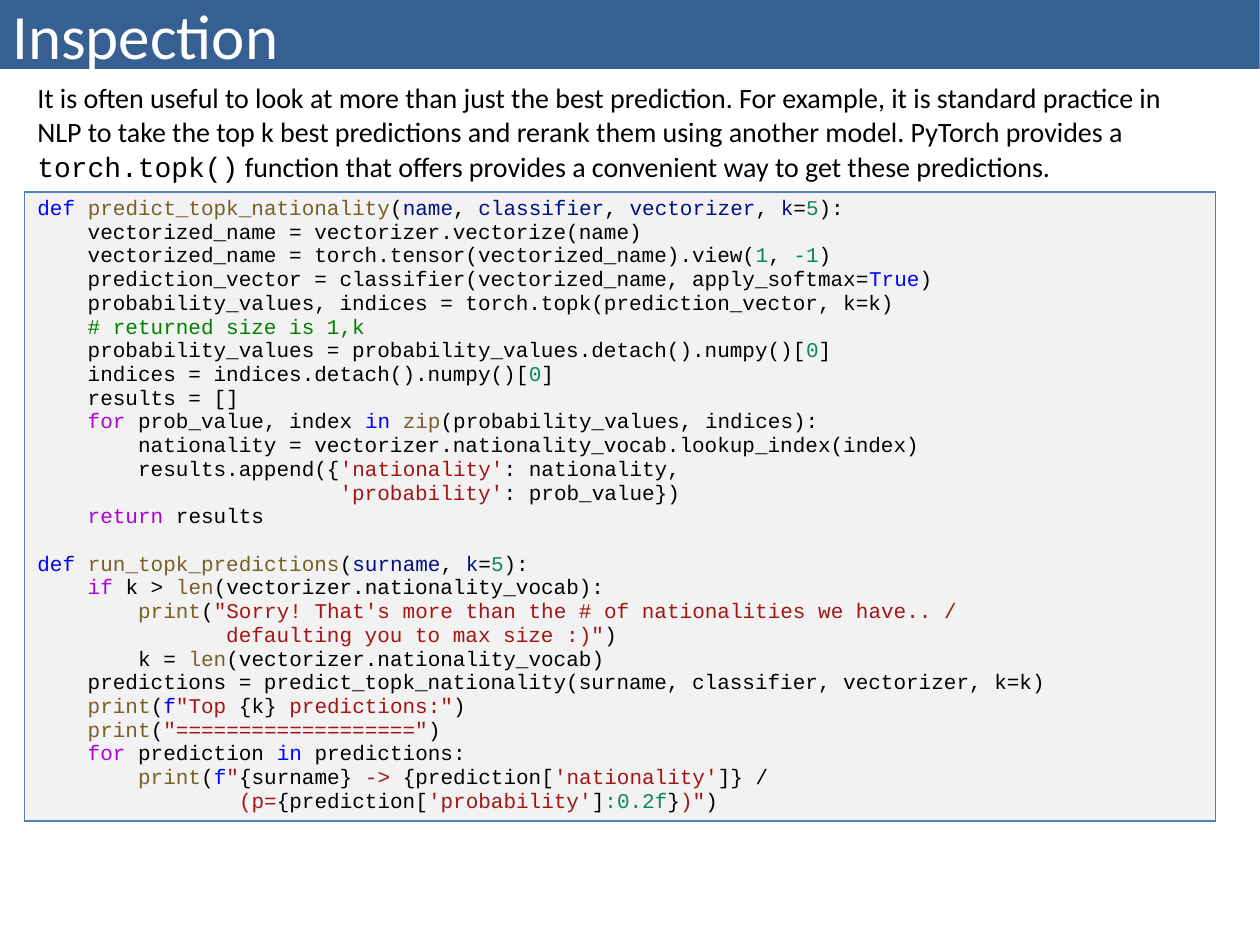
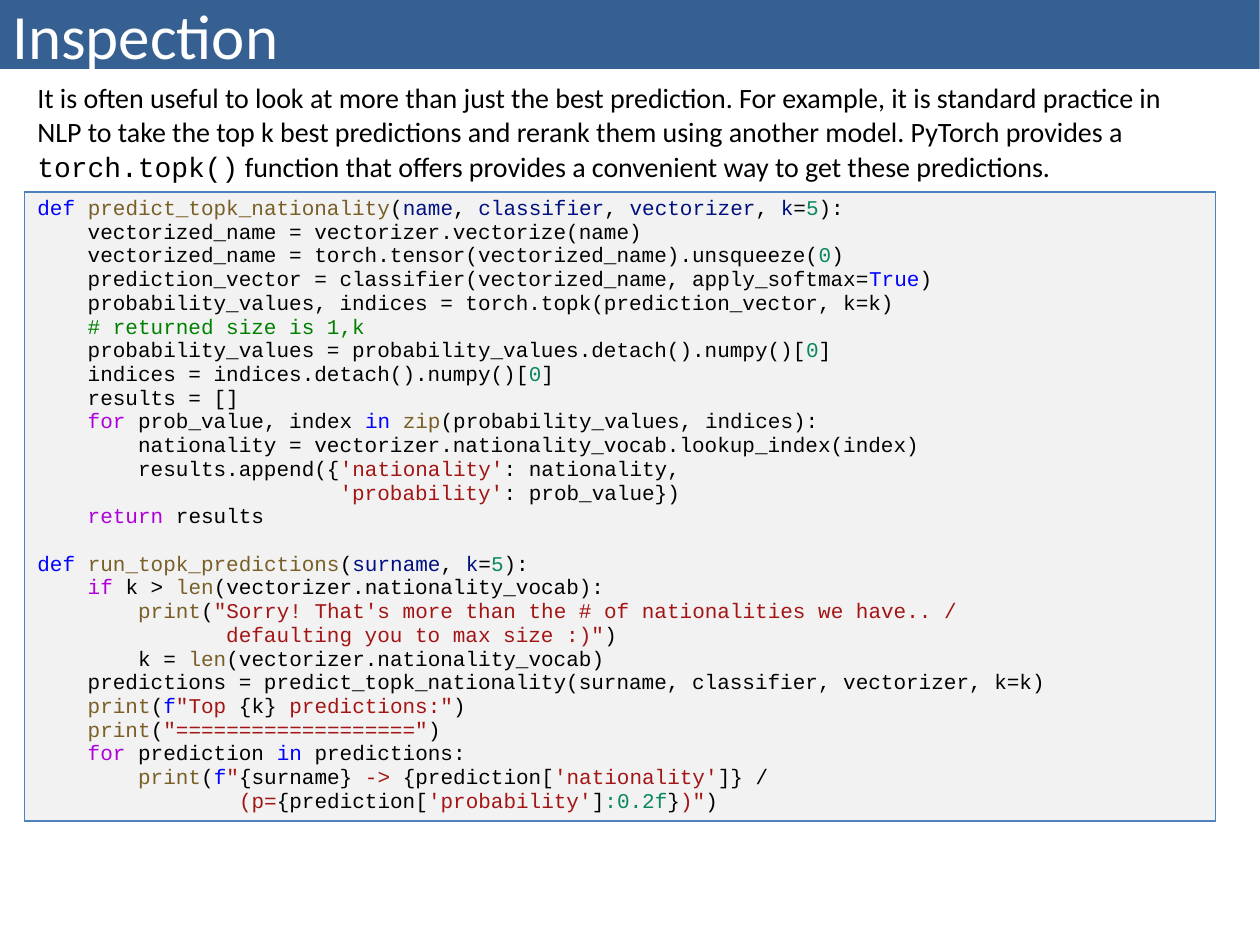
Before and after one commit to bzitko/nlp_repo, a slide deck: slide 20 of slides/nlp p03 feed forward networks/nlp p03.5 surname classification cnn.pptx (slide 25 before the commit). Drawn at 1260x945 pixels with LibreOffice and Linux fonts; fonts in the diff are those of the drawing. Boxes give left, top, right and bottom in pixels: in the first picture for what was removed or moved away, otherwise in the second. Text is boxed around its words. In the diff, an @@ line names an element or a change of style, - is before the commit and + after.

```diff
--- a/slides/nlp p03 feed forward networks/nlp p03.5 surname classification cnn.pptx
+++ b/slides/nlp p03 feed forward networks/nlp p03.5 surname classification cnn.pptx
@@ table at (25,76,1216,857) @@
@@ row 2, column 1: "def predict_topk_nationality(name, classifier, vectorizer, k=5): / vectorized_name = vectorizer.vectorize(name) / vectorized_name = torch.tensor(vectorized_name).view(1, -1) / prediction_vector = classifier(vectorized_name, apply_softmax=True) / probability_values, indices = torch.topk(prediction_vector, k=k) / # returned size is 1,k / probability_values = probability_values.detach().numpy()[0] / indices = indices.detach().numpy()[0] / results = [] / for prob_value, index in zip(probability_values, indices): / nationality = vectorizer.nationality_vocab.lookup_index(index) / results.append({'nationality': nationality, / 'probability': prob_value}) / return results / def run_topk_predictions(surname, k=5): / if k > len(vectorizer.nationality_vocab): / print("Sorry! That's more than the # of nationalities we have.. / / defaulting you to max size :)") / k = len(vectorizer.nationality_vocab) / predictions = predict_topk_nationality(surname, classifier, vectorizer, k=k) / print(f"Top {k} predictions:") / print("===================") / for prediction in predictions: / print(f"{surname} -> {prediction['nationality']} / / (p={prediction['probability']:0.2f})")" to "def predict_topk_nationality(name, classifier, vectorizer, k=5): / vectorized_name = vectorizer.vectorize(name) / vectorized_name = torch.tensor(vectorized_name).unsqueeze(0) / prediction_vector = classifier(vectorized_name, apply_softmax=True) / probability_values, indices = torch.topk(prediction_vector, k=k) / # returned size is 1,k / probability_values = probability_values.detach().numpy()[0] / indices = indices.detach().numpy()[0] / results = [] / for prob_value, index in zip(probability_values, indices): / nationality = vectorizer.nationality_vocab.lookup_index(index) / results.append({'nationality': nationality, / 'probability': prob_value}) / return results / def run_topk_predictions(surname, k=5): / if k > len(vectorizer.nationality_vocab): / print("Sorry! That's more than the # of nationalities we have.. / / defaulting you to max size :)") / k = len(vectorizer.nationality_vocab) / predictions = predict_topk_nationality(surname, classifier, vectorizer, k=k) / print(f"Top {k} predictions:") / print("===================") / for prediction in predictions: / print(f"{surname} -> {prediction['nationality']} / / (p={prediction['probability']:0.2f})")" @@
```
Also in this commit, not shown: 7 other slides changed, 8 slides removed, 7 other files.
